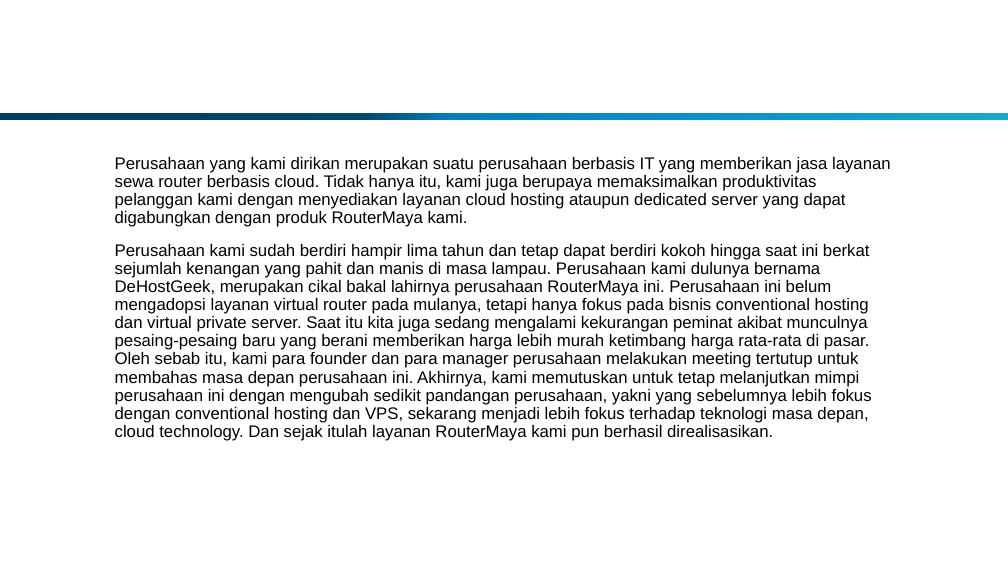
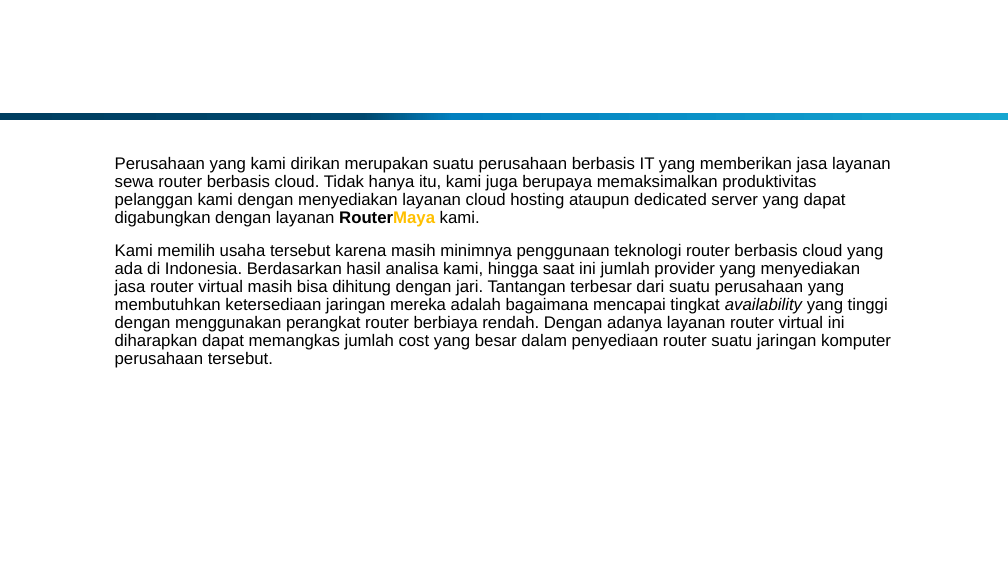
Before and after one commit to jeffryang24/RouterMaya, a slide deck: slide 4 of PPT/Business Plan MID.pptx. Drawn at 1008x567 pixels with LibreOffice and Linux fonts; fonts in the diff are those of the drawing; background and template pictures are left out. Boxes give left, top, right and bottom in pixels: in the first picture for what was removed or moved away, otherwise in the second. Text is boxed around its words. In the diff, an @@ line names an element or a change of style, - is before the commit and + after.

```diff
--- a/PPT/Business Plan MID.pptx
+++ b/PPT/Business Plan MID.pptx
@@ text at bbox=[115, 157, 891, 368]: text changed @@
-Perusahaan yang kami dirikan merupakan suatu perusahaan berbasis IT yang memberikan jasa layanan sewa router berbasis cloud. Tidak hanya itu, kami juga berupaya memaksimalkan produktivitas pelanggan kami dengan menyediakan layanan cloud hosting ataupun dedicated server yang dapat digabungkan dengan produk RouterMaya kami.
-Perusahaan kami sudah berdiri hampir lima tahun dan tetap dapat berdiri kokoh hingga saat ini berkat sejumlah kenangan yang pahit dan manis di masa lampau. Perusahaan kami dulunya bernama DeHostGeek, merupakan cikal bakal lahirnya perusahaan RouterMaya ini. Perusahaan ini belum mengadopsi layanan virtual router pada mulanya, tetapi hanya fokus pada bisnis conventional hosting dan virtual private server. Saat itu kita juga sedang mengalami kekurangan peminat akibat munculnya pesaing-pesaing baru yang berani memberikan harga lebih murah ketimbang harga rata-rata di pasar. Oleh sebab itu, kami para founder dan para manager perusahaan melakukan meeting tertutup untuk membahas masa depan perusahaan ini. Akhirnya, kami memutuskan untuk tetap melanjutkan mimpi perusahaan ini dengan mengubah sedikit pandangan perusahaan, yakni yang sebelumnya lebih fokus dengan conventional hosting dan VPS, sekarang menjadi lebih fokus terhadap teknologi masa depan, cloud technology. Dan sejak itulah layanan RouterMaya kami pun berhasil direalisasikan.
+Perusahaan yang kami dirikan merupakan suatu perusahaan berbasis IT yang memberikan jasa layanan sewa router berbasis cloud. Tidak hanya itu, kami juga berupaya memaksimalkan produktivitas pelanggan kami dengan menyediakan layanan cloud hosting ataupun dedicated server yang dapat digabungkan dengan layanan RouterMaya kami.
+Kami memilih usaha tersebut karena masih minimnya penggunaan teknologi router berbasis cloud yang ada di Indonesia. Berdasarkan hasil analisa kami, hingga saat ini jumlah provider yang menyediakan jasa router virtual masih bisa dihitung dengan jari. Tantangan terbesar dari suatu perusahaan yang membutuhkan ketersediaan jaringan mereka adalah bagaimana mencapai tingkat availability yang tinggi dengan menggunakan perangkat router berbiaya rendah. Dengan adanya layanan router virtual ini diharapkan dapat memangkas jumlah cost yang besar dalam penyediaan router suatu jaringan komputer perusahaan tersebut.
```
Also in this commit, not shown: 4 other slides changed, 3 slides added, 1 other file.
